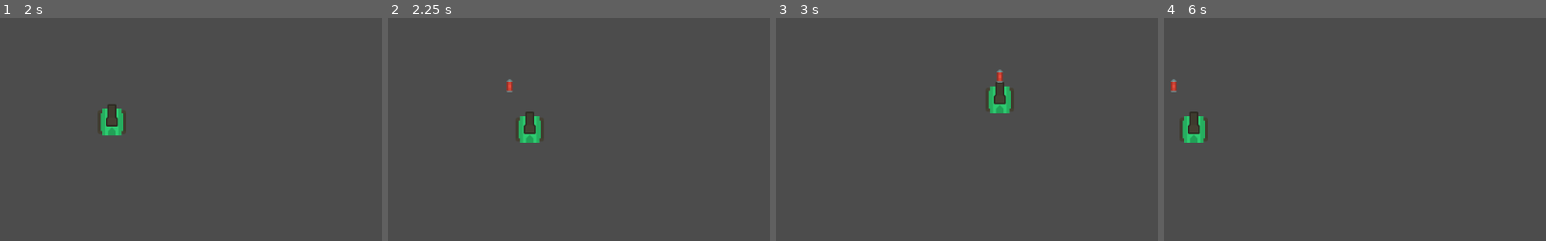
Above: before the commit, frames 1-4 (left to right).
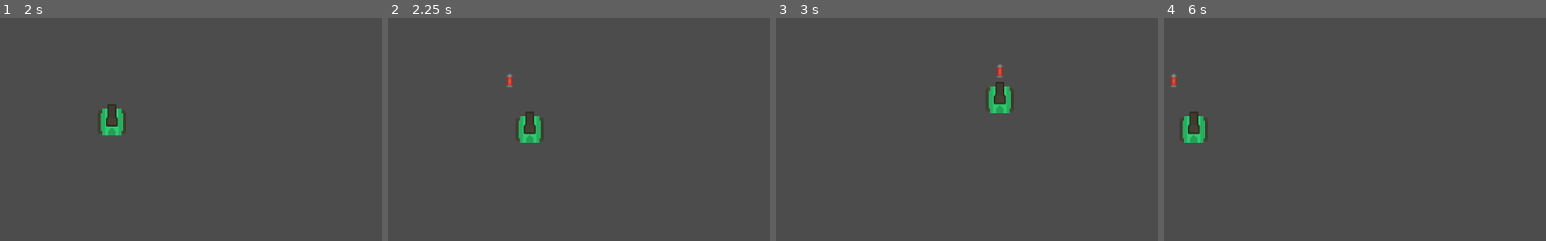
Above: after the commit, the same moments.

Repository: hadougamer/udemy-godot
Game: Godot game, scene res://scenes/tank.tscn
Two runs of this game, one before a commit and one after it. Both use one fixed random seed, a clock stepped at 60 frames per second and the inputs below.
Inputs:
- Up to frame 1 (2 s): tap Enter at 0.5 s; hold Right (ui_right) 0.53-1.28 s; tap Ctrl (ui_shoot) at 0.6, 1.35 s; hold Down (ui_down) from 1.28 s (still down)
- Up to frame 2 (2.25 s): release Down (ui_down) at 2.03 s; hold Right (ui_right) from 2.03 s (still down); tap Ctrl (ui_shoot) at 2.1 s
- Up to frame 3 (3 s): release Right (ui_right) at 2.78 s; hold Up (ui_up) from 2.78 s (still down); tap Ctrl (ui_shoot) at 2.85 s
- Up to frame 4 (6 s): release Up (ui_up) at 3.53 s; hold Left (ui_left) 3.53-5.03 s; tap Ctrl (ui_shoot) every 0.75 s from 3.6 to 5.85 s; hold Down (ui_down) 5.03-5.78 s; hold Right (ui_right) from 5.78 s (still down)
The pictures show only the part of the screen within x 0-50%, y 0-50%; the shares and areas given below are measured in that part.

Frame 1 is identical in both runs. In frame 2, 0.1% of the frame differs, in the area x 31-33%, y 25-34%; in frame 3, 0.1%, in the area x 57-60%, y 20-30%; in frame 4, less than 0.1%.

Commit message:
Limiting bullet to 2 at once

Diff:
--- a/Rouge Tank/scenes/bullet.tscn
+++ b/Rouge Tank/scenes/bullet.tscn
@@ -7,7 +7,9 @@
 radius = 4.93466
 height = 10.5779
 
-[node name="Bullet" type="Area2D"]
+[node name="Bullet" type="Area2D" groups=[
+"cannon_bullet",
+]]
 script = ExtResource( 2 )
 
 [node name="Sprite" type="Sprite" parent="."]
@@ -16,3 +18,8 @@
 [node name="shape" type="CollisionShape2D" parent="."]
 position = Vector2( -0.115982, 0.231964 )
 shape = SubResource( 1 )
+
+[node name="notifier" type="VisibilityEnabler2D" parent="."]
+position = Vector2( -0.157013, -0.104673 )
+scale = Vector2( 0.523732, 1 )
+[connection signal="screen_exited" from="notifier" to="." method="_on_notifier_screen_exited"]
--- a/Rouge Tank/scenes/tank.tscn
+++ b/Rouge Tank/scenes/tank.tscn
@@ -4,22 +4,20 @@
 [ext_resource path="res://scripts/tank.gd" type="Script" id=2]
 [ext_resource path="res://sprites/tankDark_barrel1_outline.png" type="Texture" id=3]
 
-[node name="TankScene" type="Node2D"]
-
-[node name="tank" type="KinematicBody2D" parent="."]
+[node name="tank" type="KinematicBody2D"]
 script = ExtResource( 2 )
 
-[node name="poly" type="CollisionPolygon2D" parent="tank"]
+[node name="poly" type="CollisionPolygon2D" parent="."]
 polygon = PoolVector2Array( 12.7766, 18.86, 18.8181, 13.3045, 18.8181, -13.9865, 13.1238, -18.1531, -13.334, -18.0836, -19.306, -11.9032, -19.0283, 15.735, -13.1951, 18.9294 )
 
-[node name="Sprite" type="Sprite" parent="tank"]
+[node name="Sprite" type="Sprite" parent="."]
 texture = ExtResource( 1 )
 
-[node name="barrel" type="Node2D" parent="tank"]
+[node name="barrel" type="Node2D" parent="."]
 
-[node name="muzzle" type="Position2D" parent="tank/barrel"]
-position = Vector2( 0, -30 )
-
-[node name="sprite" type="Sprite" parent="tank/barrel"]
+[node name="sprite" type="Sprite" parent="barrel"]
 texture = ExtResource( 3 )
 offset = Vector2( -0.323739, -9.43643 )
+
+[node name="muzzle" type="Position2D" parent="barrel"]
+position = Vector2( 0, -37 )
--- /dev/null
+++ b/Rouge Tank/scenes/test.tscn
@@ -0,0 +1,8 @@
+[gd_scene load_steps=2 format=2]
+
+[ext_resource path="res://scenes/tank.tscn" type="PackedScene" id=1]
+
+[node name="Node2D" type="Node2D"]
+
+[node name="tank" parent="." instance=ExtResource( 1 )]
+position = Vector2( 440.982, 326.264 )
--- a/Rouge Tank/scenes/test_area.tscn
+++ /dev/null
@@ -1,8 +0,0 @@
-[gd_scene load_steps=2 format=2]
-
-[ext_resource path="res://scenes/tank.tscn" type="PackedScene" id=1]
-
-[node name="test_area" type="Node2D"]
-
-[node name="TankScene" parent="." instance=ExtResource( 1 )]
-position = Vector2( 503.141, 256.994 )
--- a/Rouge Tank/scripts/bullet.gd
+++ b/Rouge Tank/scripts/bullet.gd
@@ -11,3 +11,9 @@
 # Called every frame. 'delta' is the elapsed time since the previous frame.
 func _process(delta):
 	translate( dir *  vel * delta )
+
+
+# When the bullet go out the screen
+func _on_notifier_screen_exited():
+	# Destroy this object (bullet)
+	queue_free();
--- a/Rouge Tank/scripts/tank.gd
+++ b/Rouge Tank/scripts/tank.gd
@@ -2,7 +2,7 @@
 
 var speed=200
 
-# Loads sscene from library
+# Loads scene from library
 var pre_bullet=preload("res://scenes/bullet.tscn")
 
 func _ready():
@@ -24,14 +24,18 @@
 		dir_y+=1
 
 	if Input.is_action_just_pressed("ui_shoot"):
-		print("boom")
-		# Instances bullet
-		var bullet = pre_bullet.instance()
-		# Put on Muzzle position
-		bullet.global_position=$barrel/muzzle.global_position
-		#attach to parent
-		$"../".add_child(bullet)
-		##get_parent().add_child(bullet);
+		# Get the number of bullets (on cannon bullet group)
+		# limit the number of bullets to max three (3)
+		if get_tree().get_nodes_in_group("cannon_bullet").size() < 3:
+
+			# Instances bullet
+			var bullet = pre_bullet.instance()
+			# Put on Muzzle position
+			bullet.global_position=$barrel/muzzle.global_position
+
+			#attach to parent
+			$"../".add_child(bullet)
+			##get_parent().add_child(bullet);
 
 	translate( Vector2(dir_x, dir_y) * delta * speed )
 
